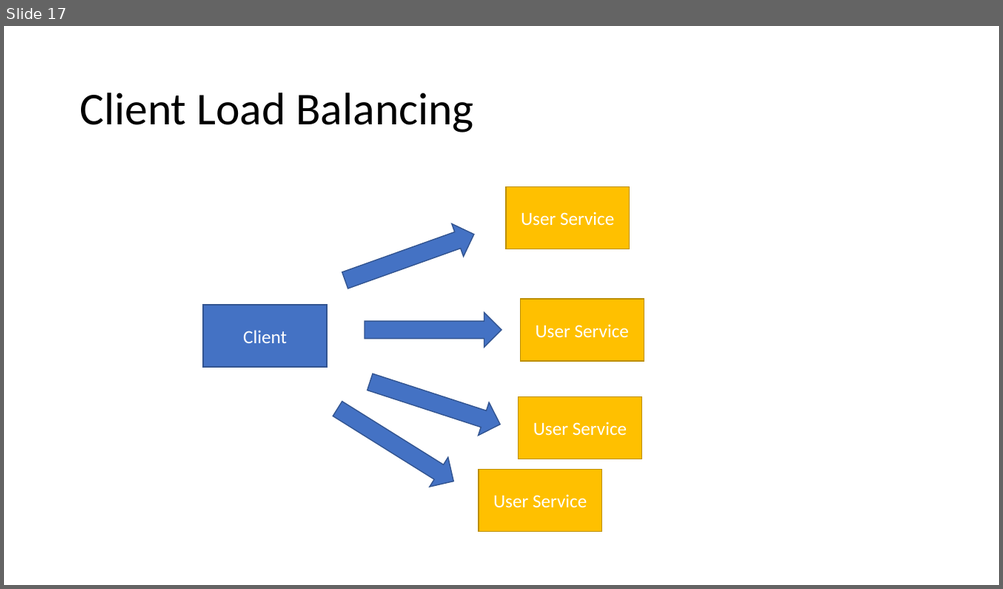
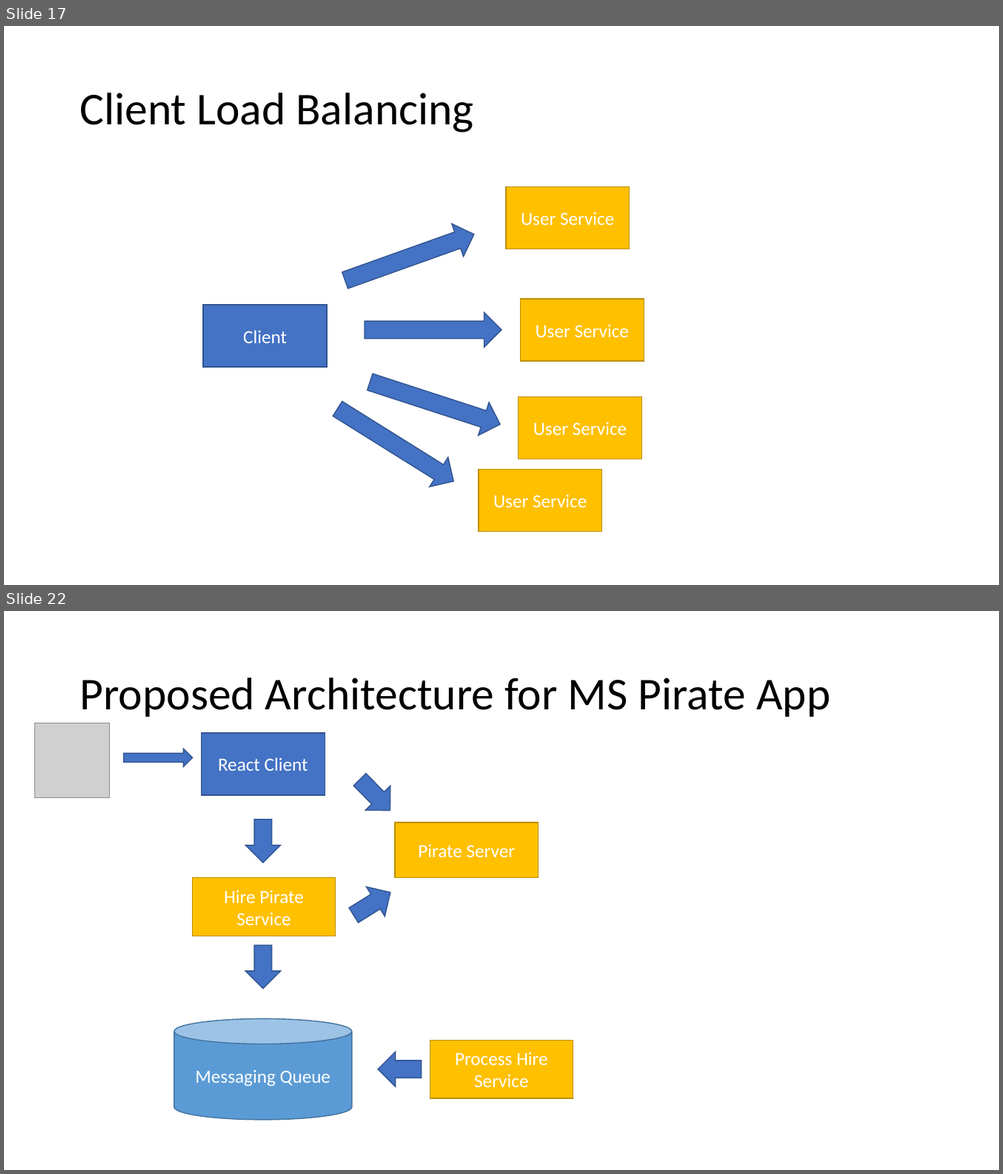
Before and after one commit to 2011JavaReact/Training, a slide deck: Week7/w7.pptx. Shown one above the other, each under a label of ours: slide 17 before the commit, slides 17 and 22 after it; the slides between them are not shown. The pictures are 1003x589 and 1003x1174 pixels, drawn with LibreOffice and Linux fonts; fonts in the diff are those of the drawing; grey boxes stand for pictures. Boxes give left, top, right and bottom in pixels: in the first picture for what was removed or moved away, otherwise in the second. Text is boxed around its words. In the diff, an @@ line names an element or a change of style, - is before the commit and + after.

```diff
--- a/Week7/w7.pptx
+++ b/Week7/w7.pptx
@@ slide 22 added at <box>4,611,999,1170</box>, background #FFFFFF @@
@@ title added at <box>79,678,830,717</box>, 44 pt, text #000000 @@
+Proposed Architecture for MS Pirate App
@@ picture added at <box>35,723,110,797</box> @@
@@ rectangle added at <box>201,733,325,795</box>, fill #4472C4, outline #325491 1 pt, 18 pt, text #FFFFFF @@
+React Client
@@ right arrow added at <box>123,749,192,767</box>, fill #4472C4, outline #325491 1 pt @@
@@ right arrow added at <box>347,768,402,823</box>, fill #4472C4, outline #325491 1 pt @@
@@ right arrow added at <box>245,820,281,863</box>, fill #4472C4, outline #325491 1 pt @@
@@ rectangle added at <box>395,823,538,878</box>, fill #FFC000, outline #BD8E00 1 pt, 18 pt, text #FFFFFF @@
+Pirate Server
@@ rectangle added at <box>192,878,336,937</box>, fill #FFC000, outline #BD8E00 1 pt, 18 pt, text #FFFFFF @@
+Hire Pirate Service
@@ right arrow added at <box>344,878,399,931</box>, fill #4472C4, outline #325491 1 pt @@
@@ right arrow added at <box>245,945,281,989</box>, fill #4472C4, outline #325491 1 pt @@
@@ cylinder added at <box>174,1019,352,1120</box>, fill #5B9BD5, outline #43739E 1 pt, 18 pt, text #FFFFFF @@
+Messaging Queue
@@ right arrow added at <box>378,1052,421,1087</box>, fill #4472C4, outline #325491 1 pt @@
@@ rectangle added at <box>430,1041,573,1099</box>, fill #FFC000, outline #BD8E00 1 pt, 18 pt, text #FFFFFF @@
+Process Hire Service
```
Also in this commit, not shown: 2 slides changed, 4 other slides added.
